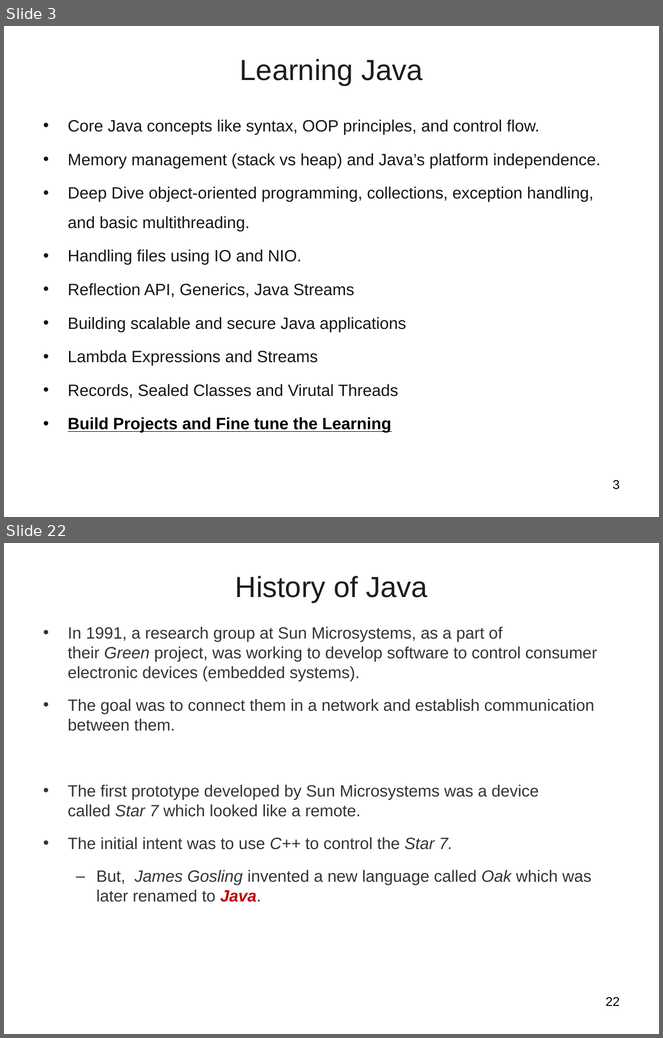
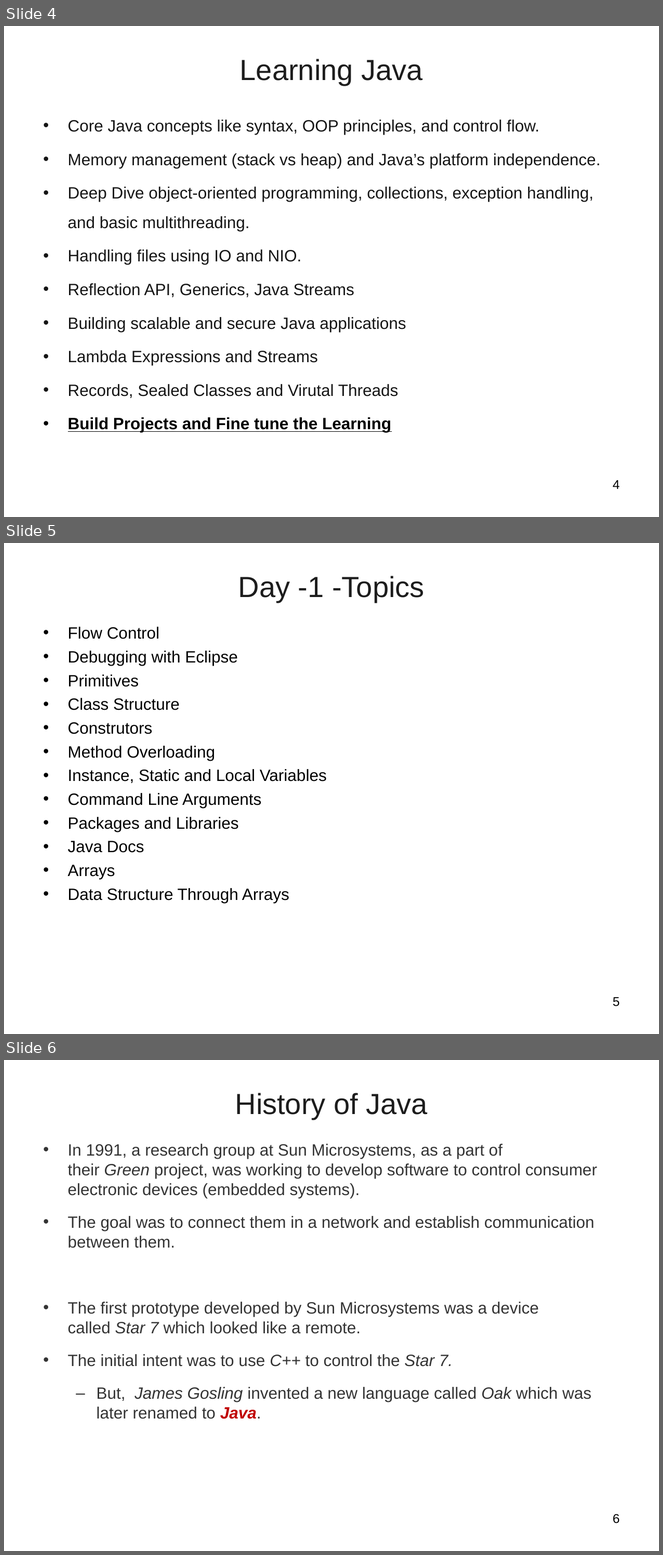
Before and after one commit to vatsanTraining/training_july_2025, a slide deck: Day1.ppt. Shown one above the other, each under a label of ours: slides 3 and 22 before the commit, slides 4, 5 and 6 after it; the slides between them are not shown. The pictures are 663x1038 and 663x1555 pixels, drawn with LibreOffice and Linux fonts; fonts in the diff are those of the drawing; background and template pictures are left out. Boxes give left, top, right and bottom in pixels: in the first picture for what was removed or moved away, otherwise in the second. Text is boxed around its words. In the diff, an @@ line names an element or a change of style, - is before the commit and + after.

```diff
--- a/Day1.ppt
+++ b/Day1.ppt
@@ slide 5 added at (x1=4, y1=543, x2=659, y2=1034), background picture (left out) @@
@@ title added at (x1=239, y1=576, x2=424, y2=603), 32 pt, text #1C1C1C @@
+Day -1 -Topics
@@ text added at (x1=68, y1=627, x2=327, y2=903), 18 pt, text #000000 @@
+• Flow Control
+• Debugging with Eclipse
+• Primitives
+• Class Structure
+• Construtors
+• Method Overloading
+• Instance, Static and Local Variables
+• Command Line Arguments
+• Packages and Libraries
+• Java Docs
+• Arrays
+• Data Structure Through Arrays
@@ page number added at (x1=613, y1=997, x2=620, y2=1007), 14 pt, text #000000 @@
+5
@@ what was slide 3 is now slide 4 @@
@@ page number at (x1=613, y1=480, x2=620, y2=489): text changed @@
-3
+4
@@ what was slide 22 is now slide 6 @@
@@ page number at (x1=613, y1=1514, x2=620, y2=1524): text changed @@
-22
+6
```
Also in this commit, not shown: 1 other slide added, 18 slides removed, 6 other files.
